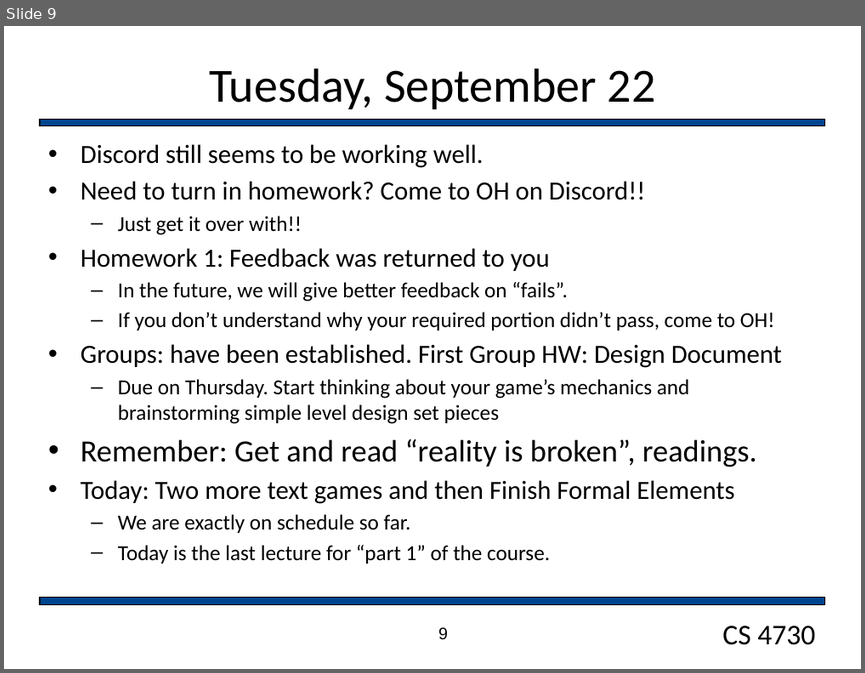
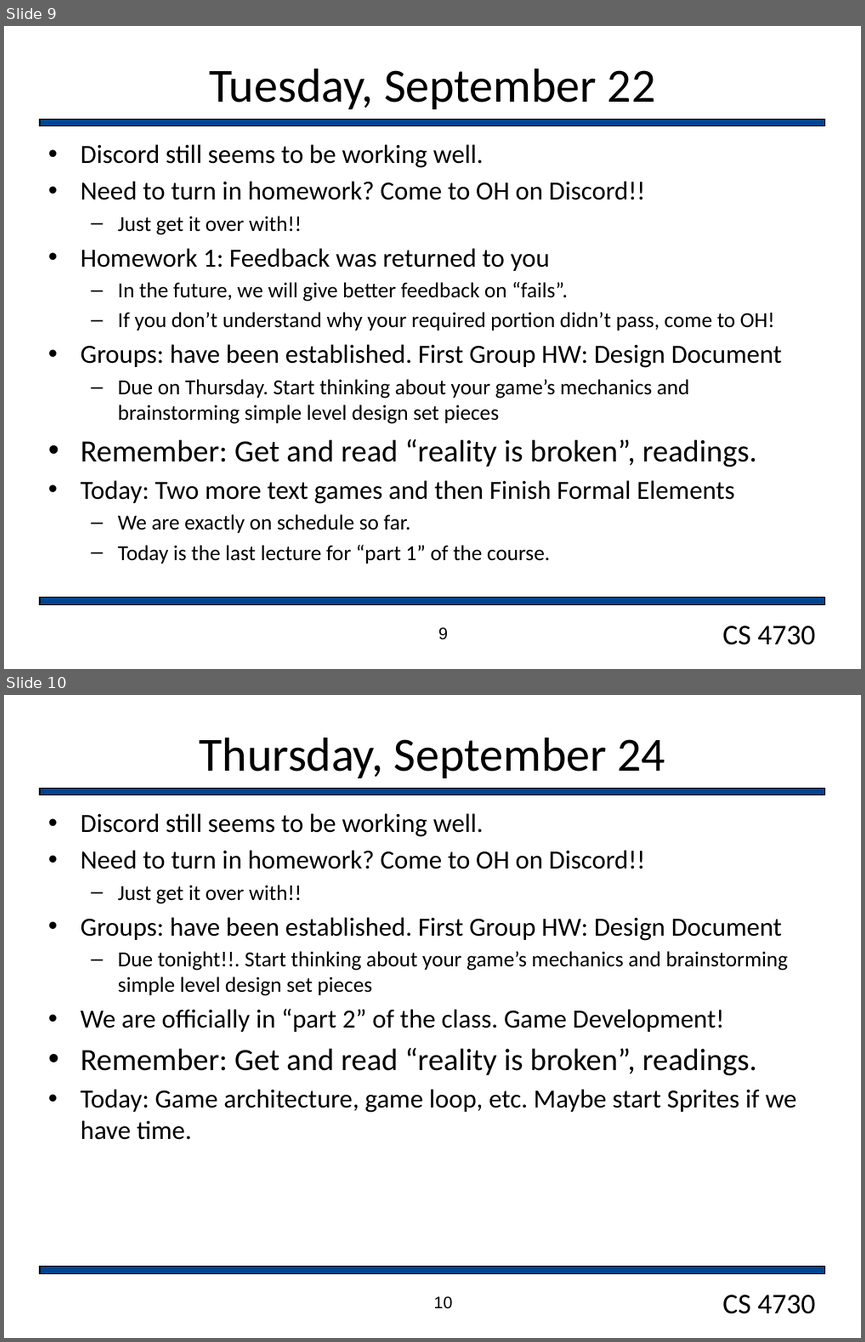
Before and after one commit to markfloryan/gamedesign, a slide deck: slides/dailyAnnouncements.pptx. Shown one above the other, each under a label of ours: slide 9 before the commit, slides 9 and 10 after it. The pictures are 865x673 and 865x1342 pixels, drawn with LibreOffice and Linux fonts; fonts in the diff are those of the drawing; background and template pictures are left out. Boxes give left, top, right and bottom in pixels: in the first picture for what was removed or moved away, otherwise in the second. Text is boxed around its words. In the diff, an @@ line names an element or a change of style, - is before the commit and + after.

```diff
--- a/slides/dailyAnnouncements.pptx
+++ b/slides/dailyAnnouncements.pptx
@@ slide 10 added at (x1=4, y1=695, x2=861, y2=1338), background #FFFFFF; not listed: 3 template elements that a slide beside it also shows @@
@@ title added at (x1=199, y1=737, x2=666, y2=778), 40 pt, text #000000 @@
+Thursday, September 24
@@ text added at (x1=80, y1=813, x2=797, y2=1140), 22 pt, text #000000 @@
+• Discord still seems to be working well.
+• Need to turn in homework? Come to OH on Discord!!
+  – Just get it over with!!
+• Groups: have been established. First Group HW: Design Document
+  – Due tonight!!. Start thinking about your game’s mechanics and brainstorming simple level design set pieces
+• We are officially in “part 2” of the class. Game Development!
+• Remember: Get and read “reality is broken”, readings.
+• Today: Game architecture, game loop, etc. Maybe start Sprites if we have time.
@@ page number added at (x1=434, y1=1296, x2=453, y2=1309), 14 pt, text #000000 @@
+10
```
Also in this commit, not shown: 1 other slide added, 5 other files.
